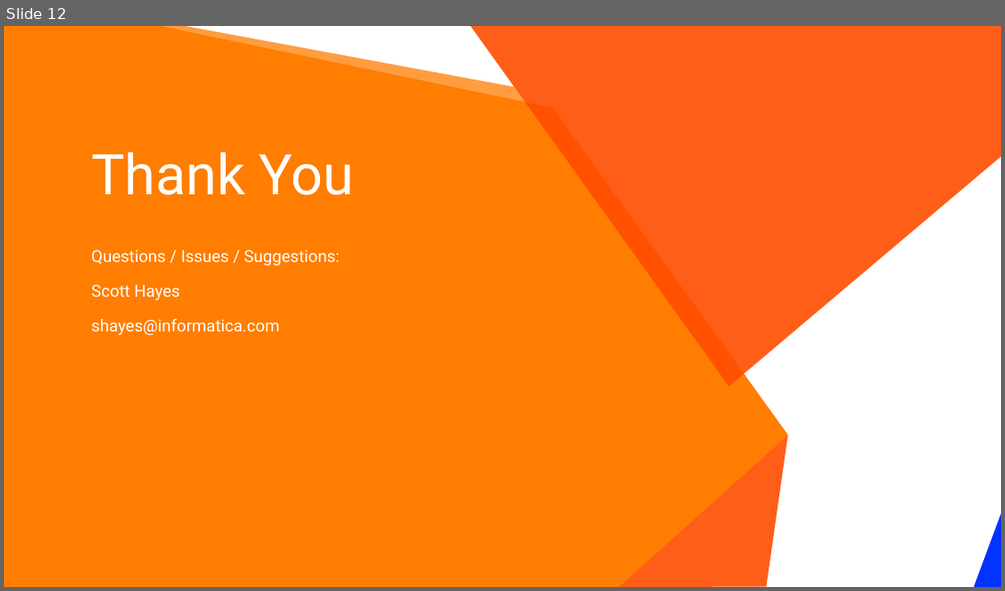
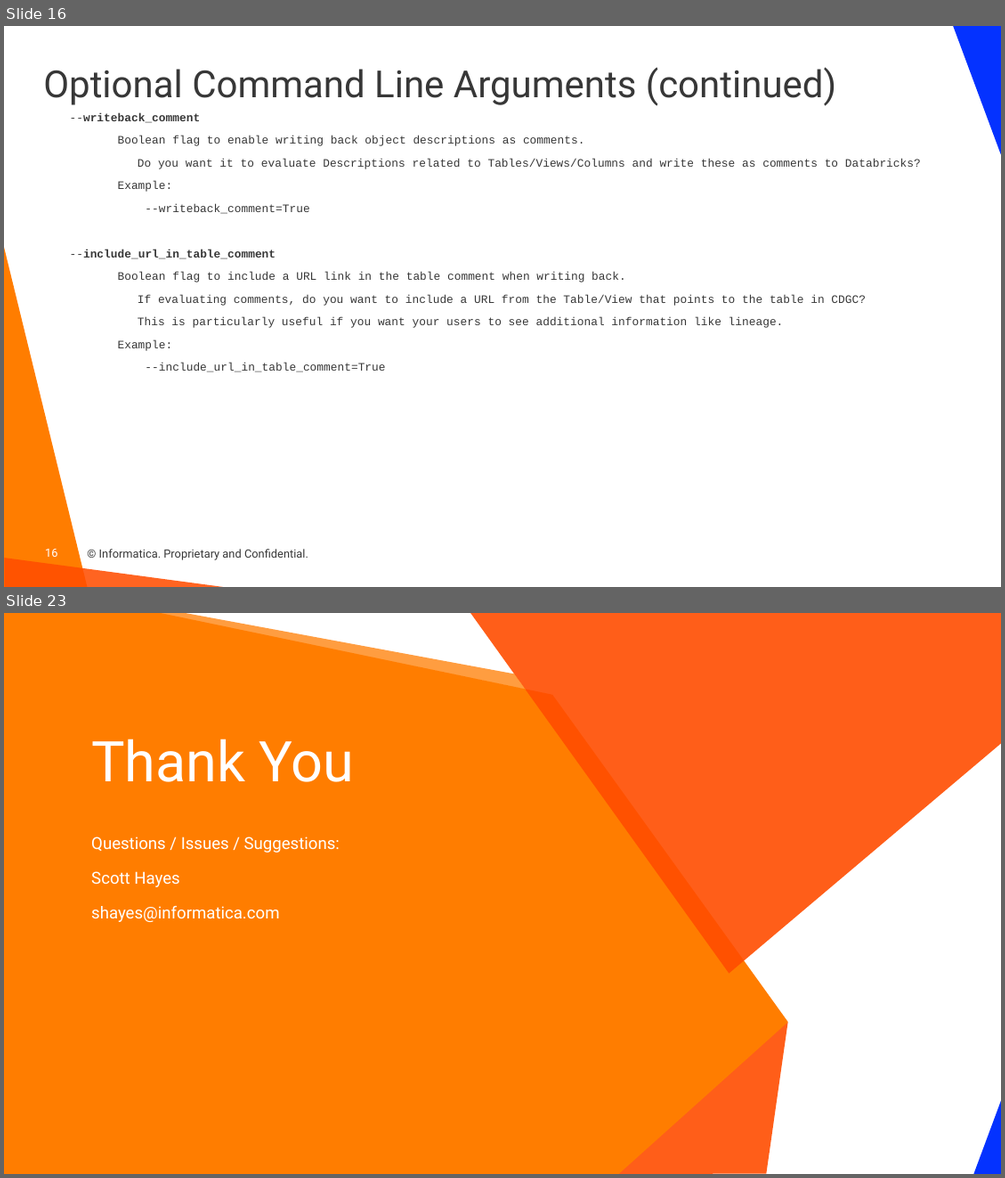
Before and after one commit to haystraw/Informatica_Databricks_Tag_Writer, a slide deck: CDGC Databricks Tag Writer.pptx. Shown one above the other, each under a label of ours: slide 12 before the commit, slides 16 and 23 after it; the slides between them are not shown. The pictures are 1005x591 and 1005x1178 pixels, drawn with LibreOffice and Linux fonts; fonts in the diff are those of the drawing; background and template pictures are left out. Boxes give left, top, right and bottom in pixels: in the first picture for what was removed or moved away, otherwise in the second. Text is boxed around its words. In the diff, an @@ line names an element or a change of style, - is before the commit and + after.

Commit message:
v20250709 Added pagination to searches to large environments Moved config parameters to config file, and added ability to override using command line parameters

```diff
--- a/CDGC Databricks Tag Writer.pptx
+++ b/CDGC Databricks Tag Writer.pptx
@@ slide 16 added at bbox=[4, 26, 1001, 587], background #FFFFFF @@
@@ right triangle added at bbox=[953, 26, 1001, 155], fill #0432FF @@
@@ title added at bbox=[43, 67, 836, 106], 36 pt, text #373737 @@
+Optional Command Line Arguments (continued)
@@ text added at bbox=[70, 112, 921, 372], 11 pt, text #373737 @@
+--writeback_comment
+Boolean flag to enable writing back object descriptions as comments.
+Do you want it to evaluate Descriptions related to Tables/Views/Columns and write these as comments to Databricks?
+Example:
+--writeback_comment=True
+--include_url_in_table_comment
+Boolean flag to include a URL link in the table comment when writing back.
+If evaluating comments, do you want to include a URL from the Table/View that points to the table in CDGC?
+This is particularly useful if you want your users to see additional information like lineage.
+Example:
+--include_url_in_table_comment=True
@@ right triangle added at bbox=[4, 246, 88, 587], fill #FF7D00 @@
@@ right triangle added at bbox=[4, 557, 223, 587], fill #FF4D00 at 87% opacity @@
@@ page number added at bbox=[45, 548, 57, 556], 11 pt, text #FFFFFF @@
+16
@@ text added at bbox=[99, 548, 308, 560], 11 pt, text #373737 @@
+© Informatica. Proprietary and Confidential.
@@ what was slide 12 is now slide 23 @@
```
Also in this commit, not shown: 6 slides changed, 10 other slides added, 7 other files.
